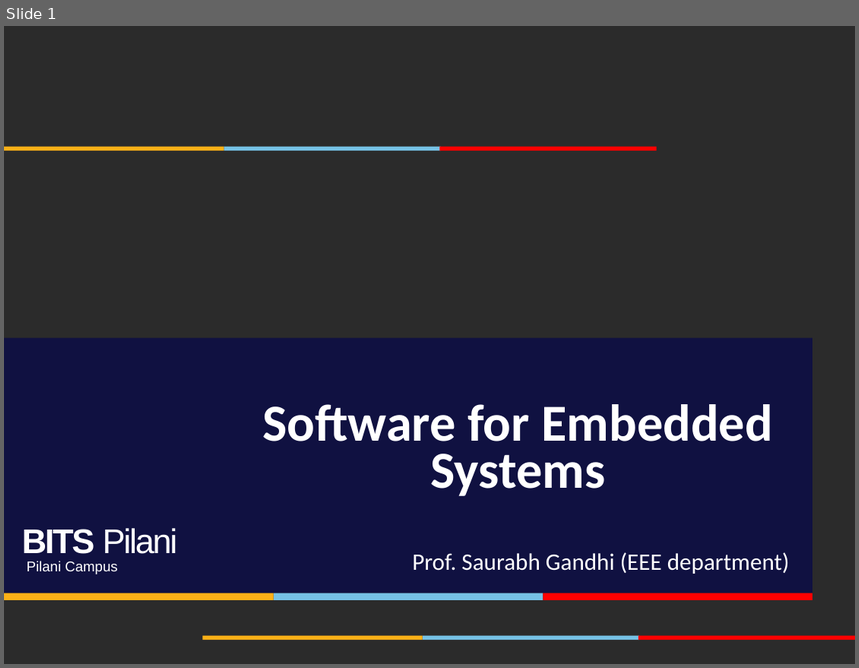
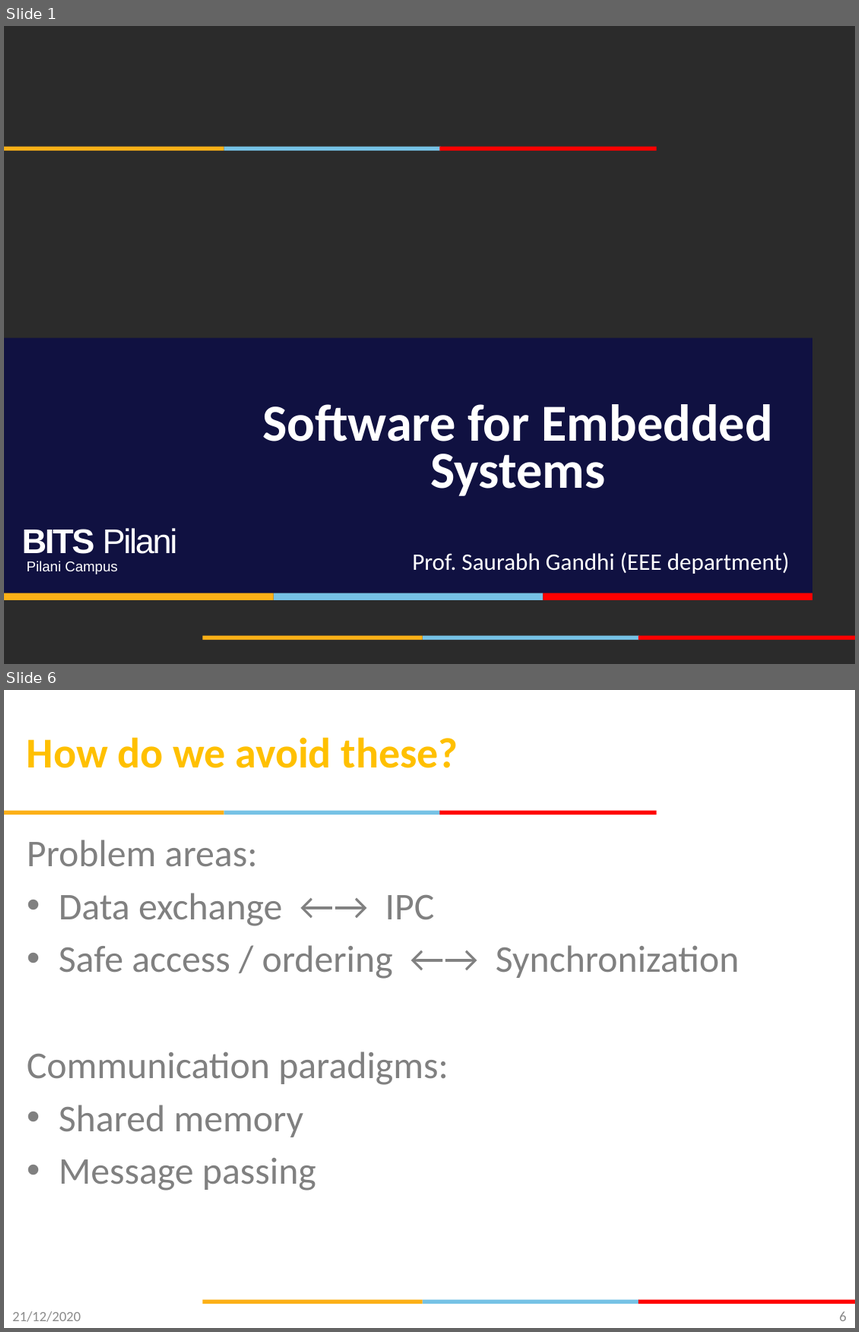
Before and after one commit to gsaurabhr-teaching/csg523-material, a slide deck: Lec-29-ipc.pptx. Shown one above the other, each under a label of ours: slide 1 before the commit, slides 1 and 6 after it; the slides between them are not shown. The pictures are 859x668 and 859x1332 pixels, drawn with LibreOffice and Linux fonts; fonts in the diff are those of the drawing; background and template pictures are left out; a plain dark background stands for a picture behind light text. Boxes give left, top, right and bottom in pixels: in the first picture for what was removed or moved away, otherwise in the second. Text is boxed around its words. In the diff, an @@ line names an element or a change of style, - is before the commit and + after.

```diff
--- a/Lec-29-ipc.pptx
+++ b/Lec-29-ipc.pptx
@@ slide 6 added at box(4, 690, 855, 1328), background #FFFFFF; not listed: 6 template elements that a slide beside it also shows @@
@@ title added at box(27, 737, 458, 768), 36 pt, text #FFC000, bold @@
+How do we avoid these?
@@ text added at box(27, 840, 740, 1191), 32 pt, text #808080 @@
+Problem areas:
+• Data exchange ←→ IPC
+• Safe access / ordering ←→ Synchronization
+Communication paradigms:
+• Shared memory
+• Message passing
@@ text added at box(12, 1312, 81, 1322), 12 pt, text #8C8C8C @@
+21/12/2020
@@ page number added at box(839, 1312, 846, 1322), 12 pt, text #898989 @@
+6
```
Also in this commit, not shown: 13 other slides added.
